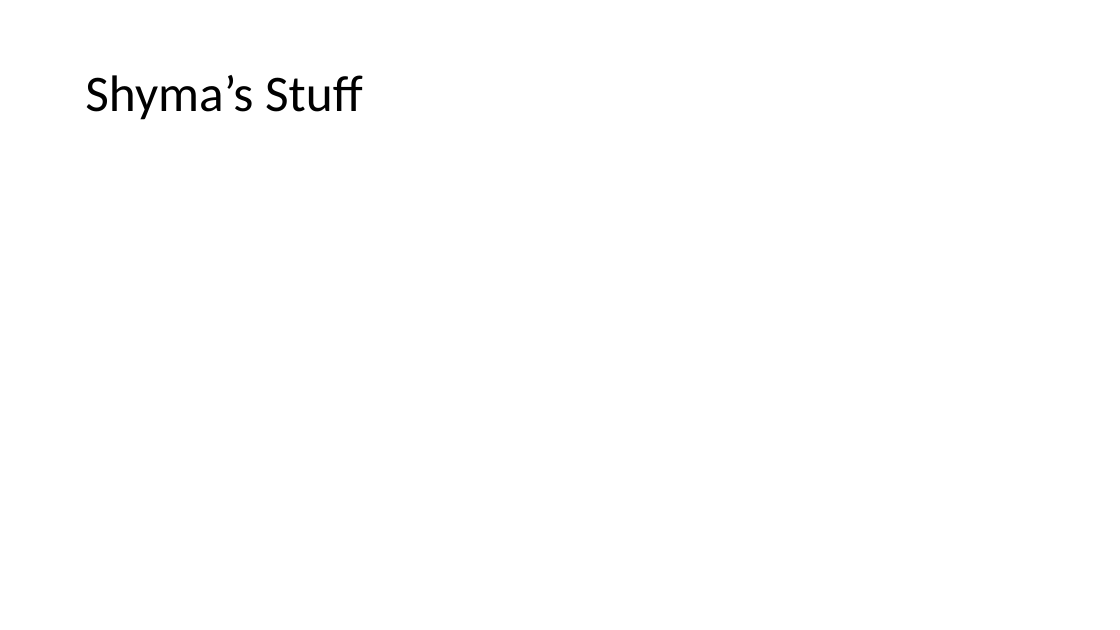
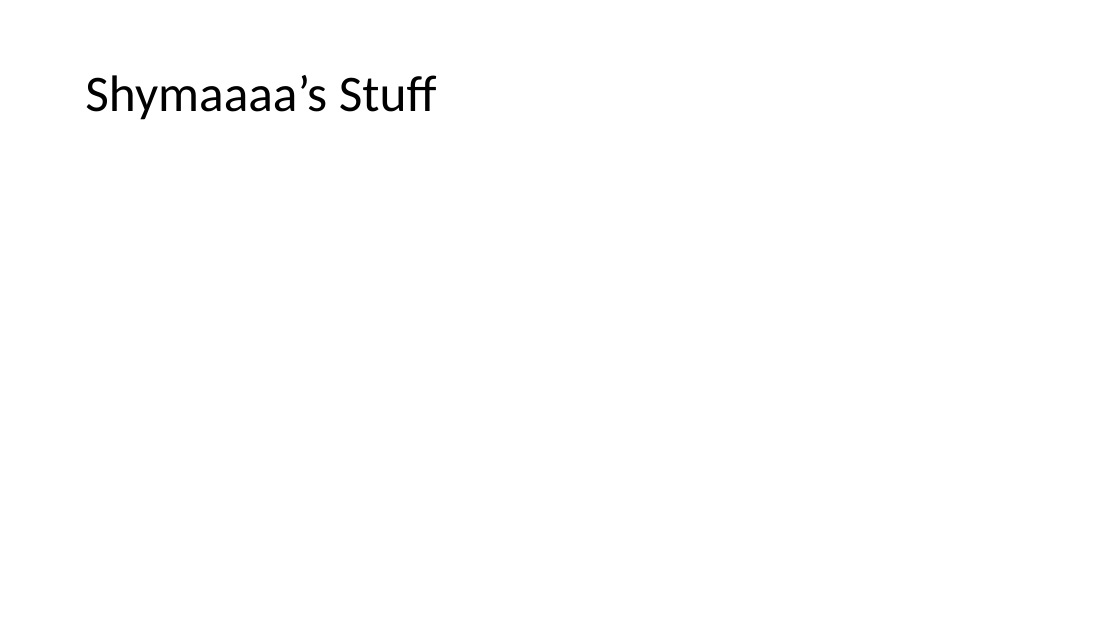
Before and after one commit to usd17093/TestGit, a slide deck: slide 2 of People Section.pptx. Drawn at 1120x630 pixels with LibreOffice and Linux fonts; fonts in the diff are those of the drawing. Boxes give left, top, right and bottom in pixels: in the first picture for what was removed or moved away, otherwise in the second. Text is boxed around its words. In the diff, an @@ line names an element or a change of style, - is before the commit and + after.

Commit message:
Added Text to People

```diff
--- a/People Section.pptx
+++ b/People Section.pptx
@@ title at box(85, 75, 437, 120): text changed @@
-Shyma’s Stuff
+Shymaaaa’s Stuff
```
